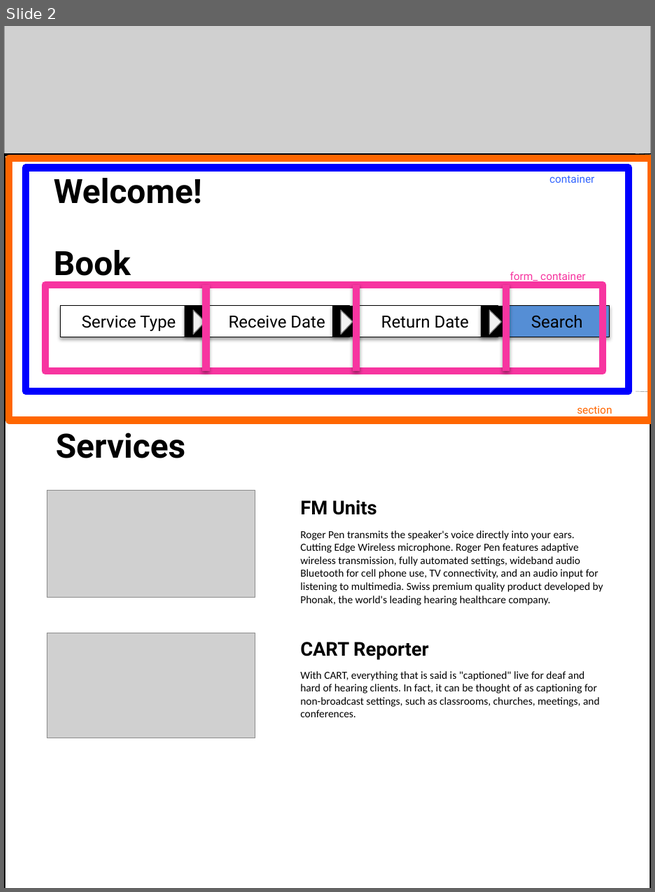
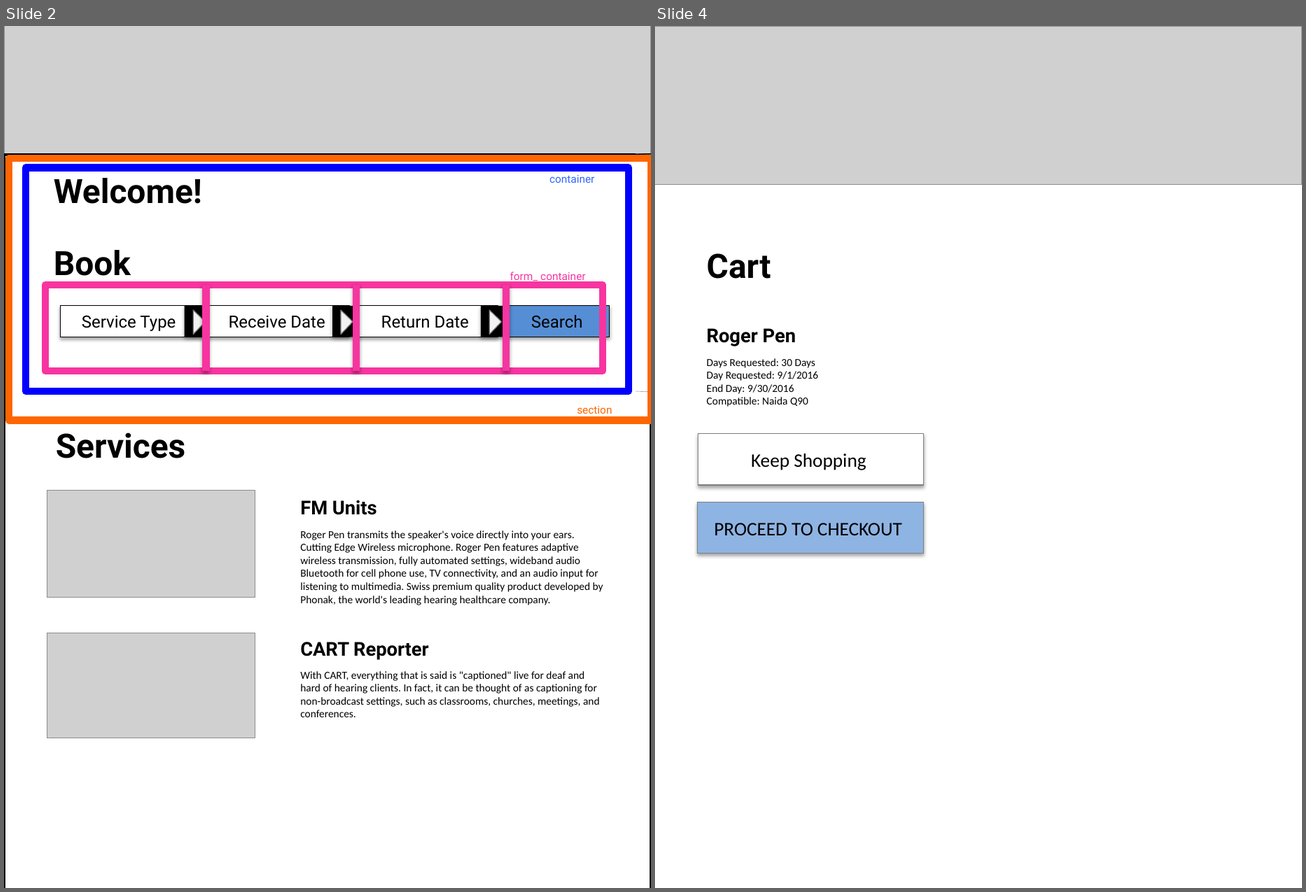
Before and after one commit to MariellaPaulino/2016, a slide deck: Homework5/CodingVisual.pptx. Shown side by side, each under a label of ours: slide 2 before the commit, slides 2 and 4 after it; the slides between them are not shown. The pictures are 655x892 and 1306x892 pixels, drawn with LibreOffice and Linux fonts; fonts in the diff are those of the drawing; grey boxes stand for pictures. Boxes give left, top, right and bottom in pixels: in the first picture for what was removed or moved away, otherwise in the second. Text is boxed around its words. In the diff, an @@ line names an element or a change of style, - is before the commit and + after.

```diff
--- a/Homework5/CodingVisual.pptx
+++ b/Homework5/CodingVisual.pptx
@@ slide 4 added at <box>655,26,1302,888</box>, background #FFFFFF @@
@@ picture added at <box>655,26,1302,185</box> @@
@@ text added at <box>707,253,771,279</box>, 28 pt, text #000000, bold @@
+Cart
@@ text added at <box>707,328,796,347</box>, 16 pt, text #000000, bold @@
+Roger Pen
@@ text added at <box>707,358,819,407</box>, 9 pt, text #000000 @@
+Days Requested: 30 Days
+Day Requested: 9/1/2016
+End Day: 9/30/2016
+Compatible: Naida Q90
@@ rectangle added at <box>698,434,923,486</box>, fill #FFFFFF, outline #7F7F7F 0.75 pt, 16 pt, text #000000 @@
+Keep Shopping
@@ rectangle added at <box>697,502,923,554</box>, fill #8EB4E3, outline #7F7F7F 0.75 pt, 16 pt, text #000000 @@
+PROCEED TO CHECKOUT
```
Also in this commit, not shown: 6 other slides added, 4 other files.
